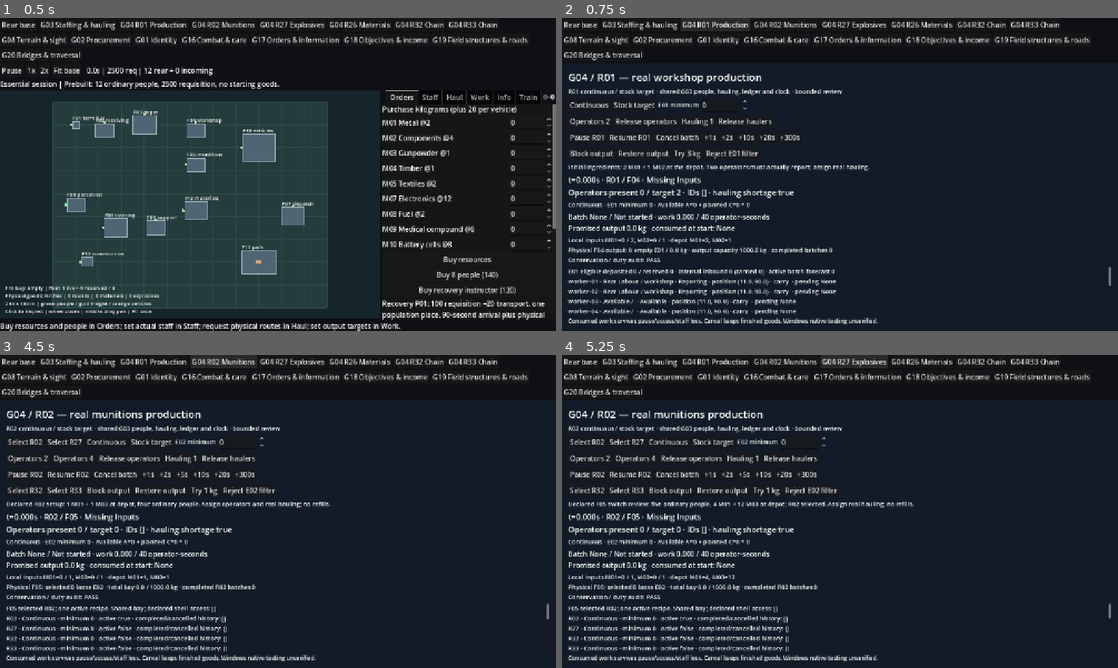
Above: before the commit, frames 1-4 (two rows, left to right).
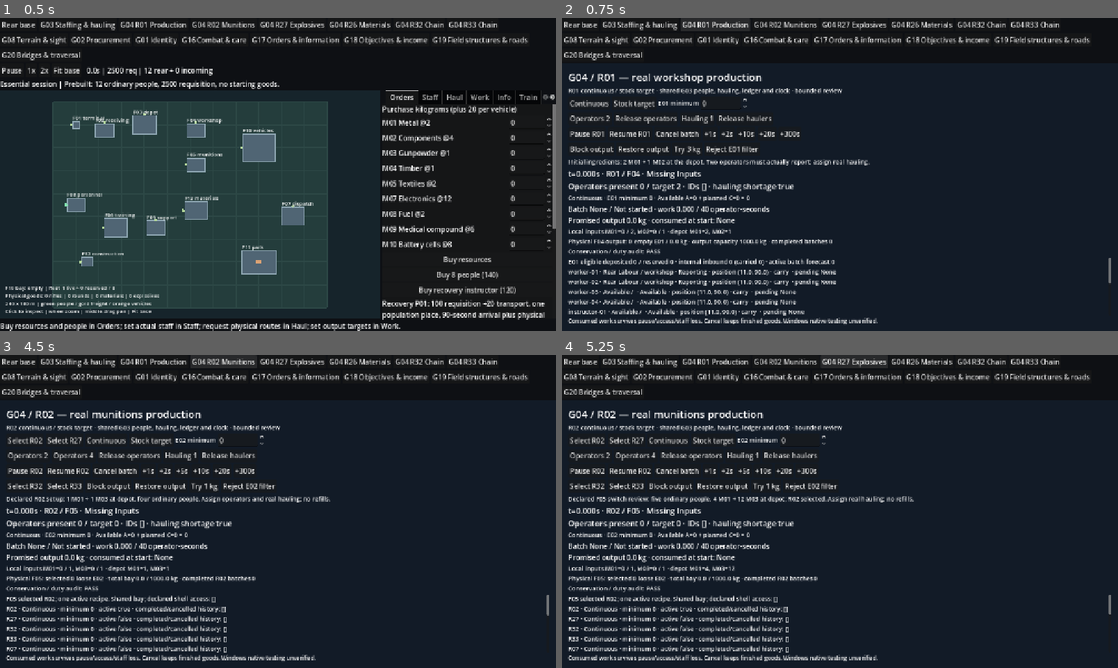
Above: after the commit, the same moments.

Repository: TheInfinityIQ/Trencho_V4
Game: Godot game, scene res://game/main/main.tscn
Same seed, same stepped clock (60 frames per second), same inputs: the game is played once before the commit and once after it.
Inputs:
- Up to frame 1 (0.5 s): no input
- Up to frame 2 (0.75 s): click "G04 R01 Production" at 0.5 s
- Up to frame 3 (4.5 s): click "Rear base" at 1.25 s; click "G03 Staffing & hauling" at 2 s; click "Normal" at 2.75 s; click "Normal" at 3.5 s; click "G04 R02 Munitions" at 4.25 s
- Up to frame 4 (5.25 s): click "G04 R27 Explosives" at 5 s

Frame 1 is identical in both runs. In frame 2, 11% of the frame differs, in the area x 1-99%, y 22-96%; in frame 3, 11%; in frame 4, 12%.

Commit message:
fix: retain readable production inspection space

Diff:
--- a/game/production/production_demo.gd
+++ b/game/production/production_demo.gd
@@ -44,7 +44,8 @@
 	for side in ["left", "right", "top", "bottom"]: margin.add_theme_constant_override("margin_" + side, 14)
 	add_child(margin)
 	var layout := VBoxContainer.new()
-	layout.add_theme_constant_override("separation", 6)
+	# Keep the inspection readable below the growing normal-launch selector.
+	layout.add_theme_constant_override("separation", 4)
 	margin.add_child(layout)
 	_title = _label(layout, "", 24)
 	_subtitle = _label(layout, "", 14)
@@ -95,6 +96,7 @@
 	_work = _label(layout, "", 16)
 	_physical = _label(layout, "", 14)
 	var scroll := ScrollContainer.new()
+	scroll.custom_minimum_size.y = 48
 	scroll.size_flags_vertical = Control.SIZE_EXPAND_FILL
 	scroll.horizontal_scroll_mode = ScrollContainer.SCROLL_MODE_DISABLED
 	layout.add_child(scroll)
